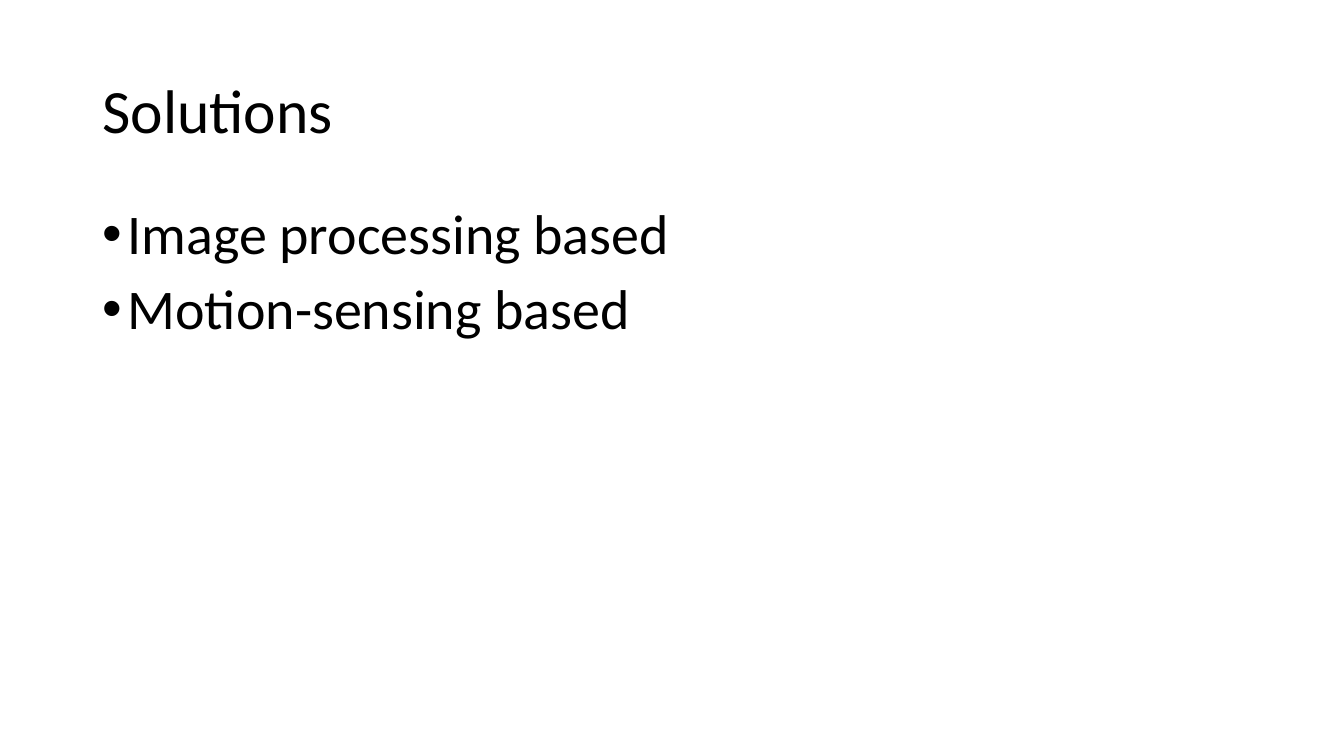
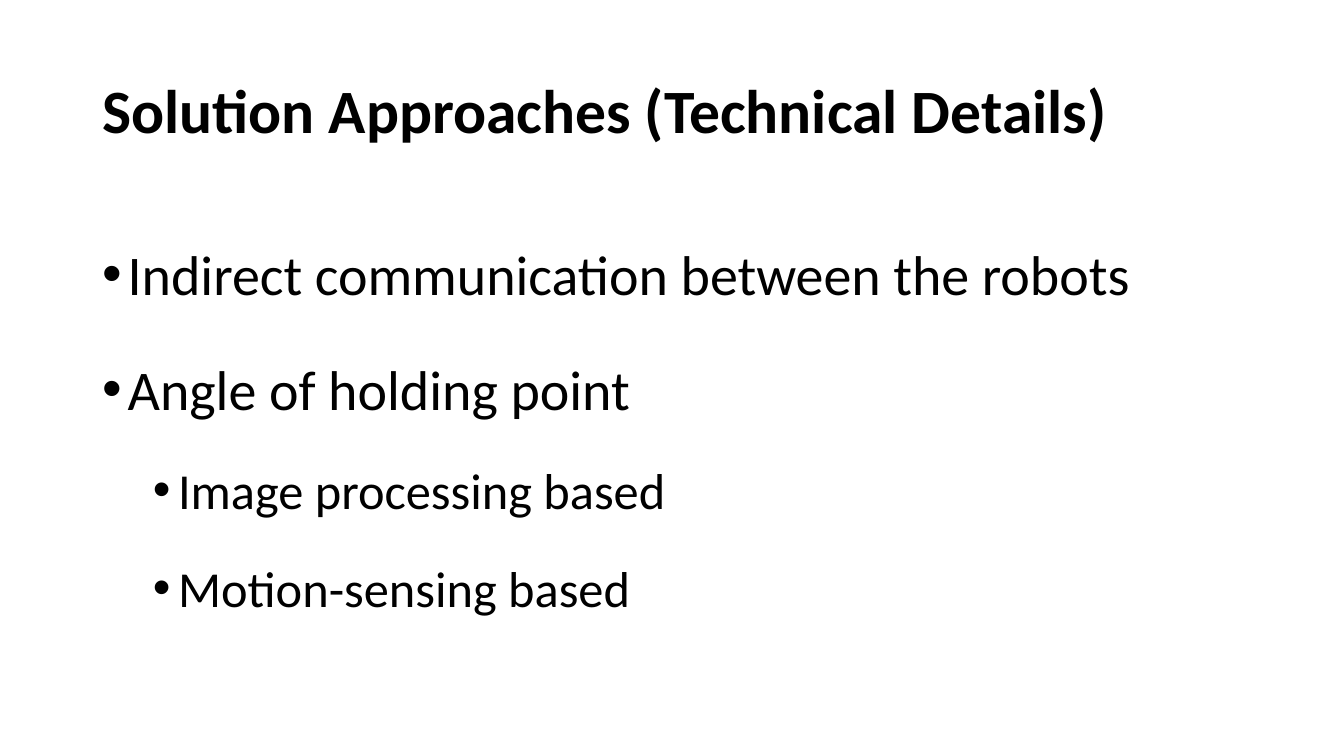
Before and after one commit to emredogan7/METU-EE-2017-2018-Capstone-Design-Project-Repository, a slide deck: slide 21 of sunum_/Birleştirilmiş.pptx (slide 22 before the commit). Drawn at 1344x756 pixels with LibreOffice and Linux fonts; fonts in the diff are those of the drawing. Boxes give left, top, right and bottom in pixels: in the first picture for what was removed or moved away, otherwise in the second. Text is boxed around its words. In the diff, an @@ line names an element or a change of style, - is before the commit and + after.

```diff
--- a/sunum_/Birleştirilmiş.pptx
+++ b/sunum_/Birleştirilmiş.pptx
@@ title at (x1=102, y1=87, x2=1106, y2=143): text changed; bold on @@
-Solutions
+Solution Approaches (Technical Details)
@@ text at (x1=128, y1=256, x2=1130, y2=420): paragraphs added @@
+• Indirect communication between the robots
+• Angle of holding point
@@ text at (x1=178, y1=474, x2=665, y2=616): size 40 to 36 pt in "Image processing based", "Motion-sensing based"; list level 1 to 2 in "Image processing based"; line spacing 0.9 to 1.5; list level 1 to 2 in "Motion-sensing based" @@
```
Also in this commit, not shown: 4 slides added, 4 slides removed.
